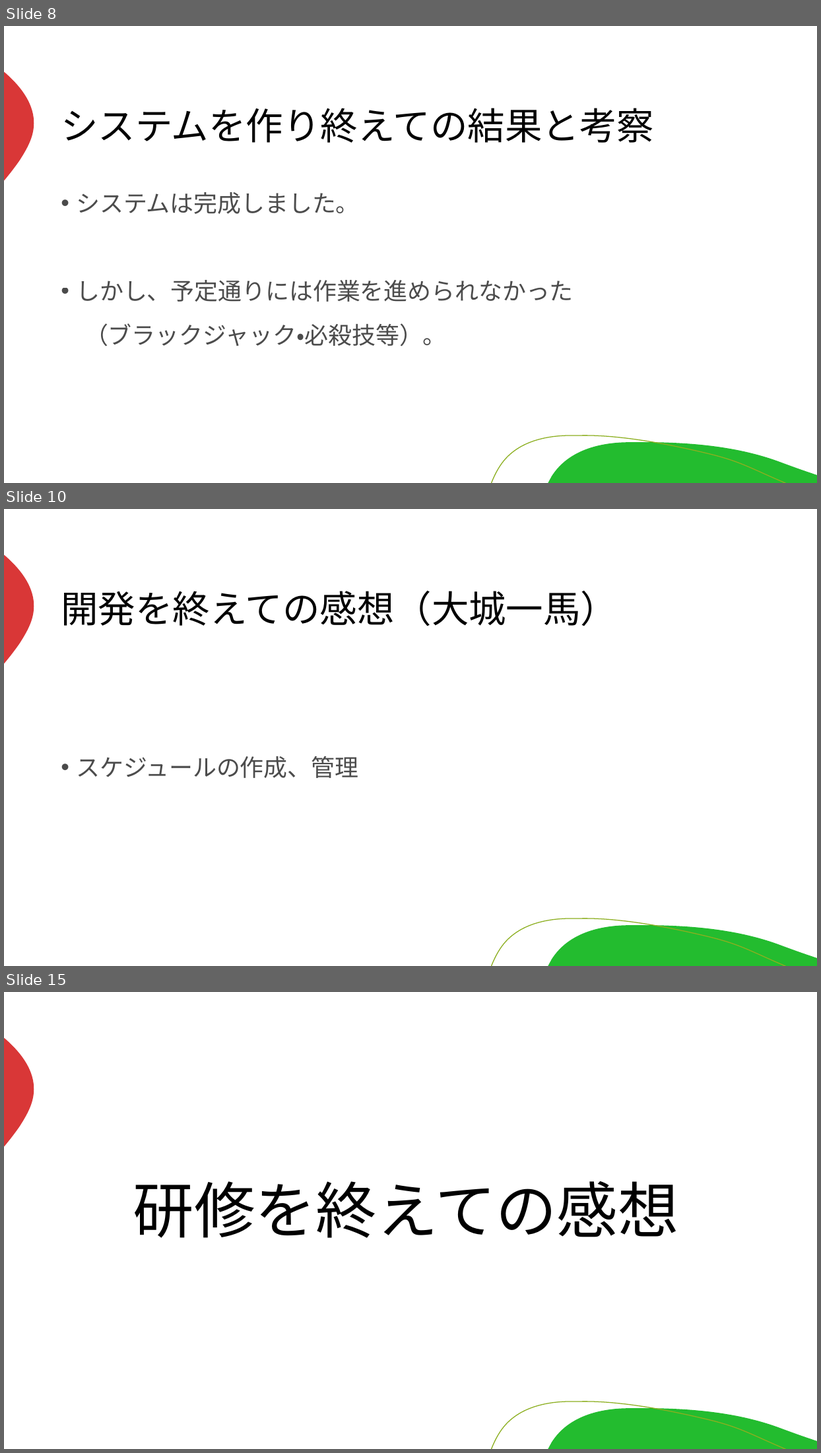
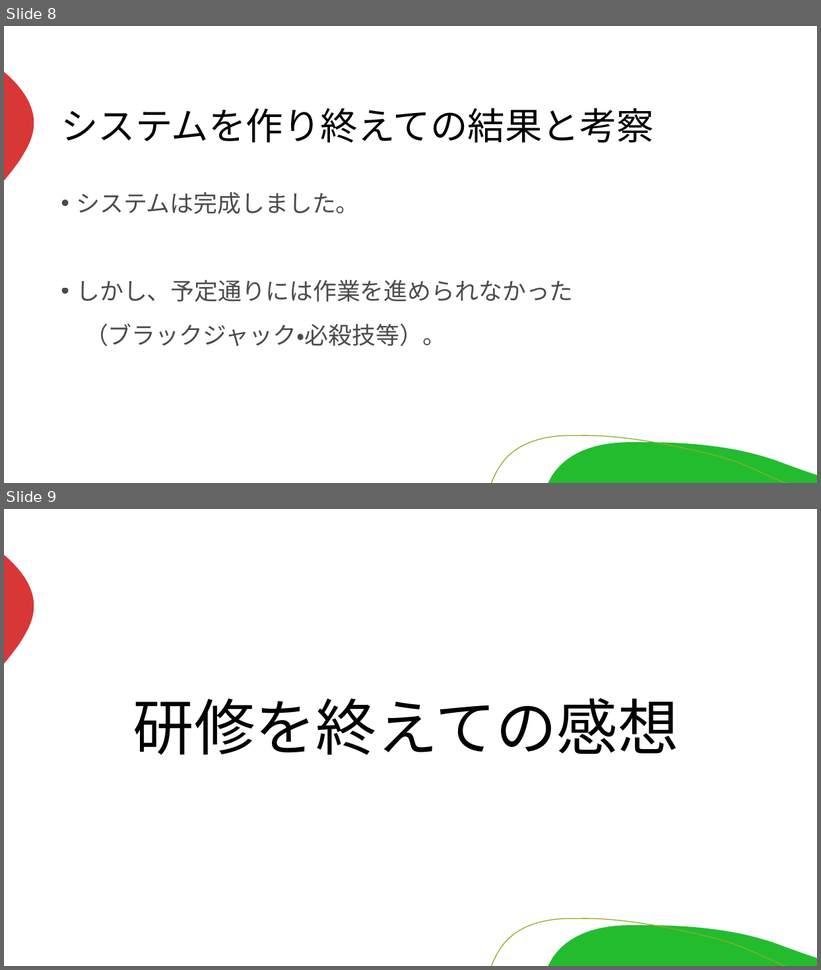
Before and after one commit to miyagiryusei/Excel, a slide deck: 発表資料.pptx. Shown one above the other, each under a label of ours: slides 8, 10 and 15 before the commit, slides 8 and 9 after it; the slides between them are not shown. The pictures are 821x1453 and 821x970 pixels, drawn with LibreOffice and Linux fonts; fonts in the diff are those of the drawing. Boxes give left, top, right and bottom in pixels: in the first picture for what was removed or moved away, otherwise in the second. Text is boxed around its words. In the diff, an @@ line names an element or a change of style, - is before the commit and + after.

```diff
--- a/発表資料.pptx
+++ b/発表資料.pptx
@@ slide 10 removed at <box>4,509,817,966</box>, background #FFFFFF; not listed: 3 template elements that a slide beside it also shows @@
@@ title removed at <box>61,591,618,626</box> @@
-開発を終えての感想（大城一馬）
@@ text removed at <box>76,757,358,778</box> @@
-• スケジュールの作成、管理
@@ what was slide 15 is now slide 9 @@
```
Also in this commit, not shown: 3 slides changed, 5 other slides removed.
